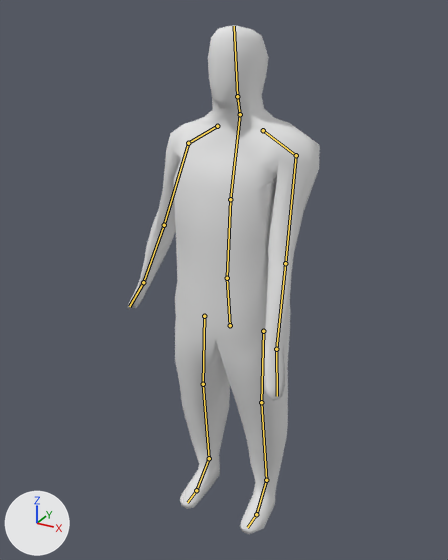
One commit to the Blender file Atmosphere Horror Game/Assets/Models/Blender Files/man.blend: the scene before it, then after it.
Rendered twice from a 50 mm camera at (1.86, -3.47, 3.69) aimed at (-0.09, 0.07, 1.92). The lights are fixed; the arrows at lower left show +X, +Y and +Z. Both versions are drawn at frame 13 of the action 'ArmLeftWalk'; the numbers are the values there. The bones that bend it are drawn over the model as lines.
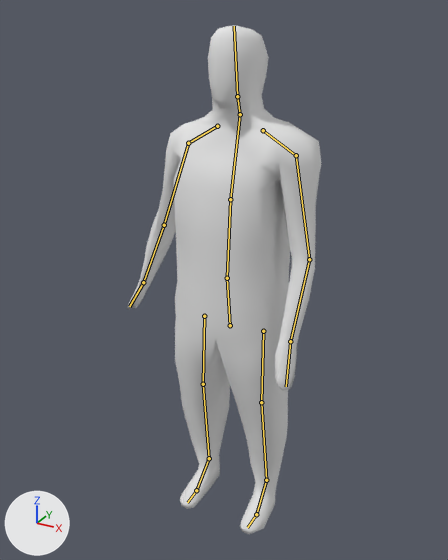
Pixel boxes (x1, y1, x2, y2) of what changed, in the pictures (448 x 560 px):
'Cube', posed
    before: (127, 25, 320, 534)
    after: (127, 25, 321, 534)

What changed in the scene script:
```text
Change bone_arm_ik_left:
    where bone_arm_ik_left = bpy.data.objects['Armature'].pose.bones['Arm.IK.Left']
    bone_arm_ik_left.location: (-0.33, -0.5, -0.09) -> (-0.31, -0.31, -0.01)
```
